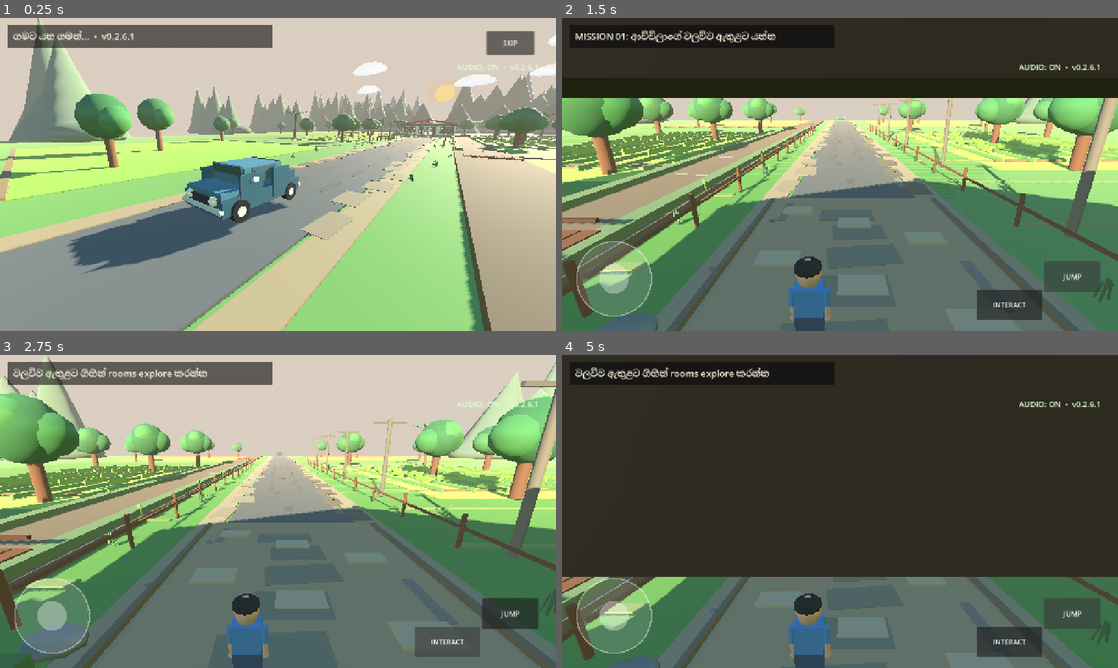
Above: before the commit, frames 1-4 (two rows, left to right).
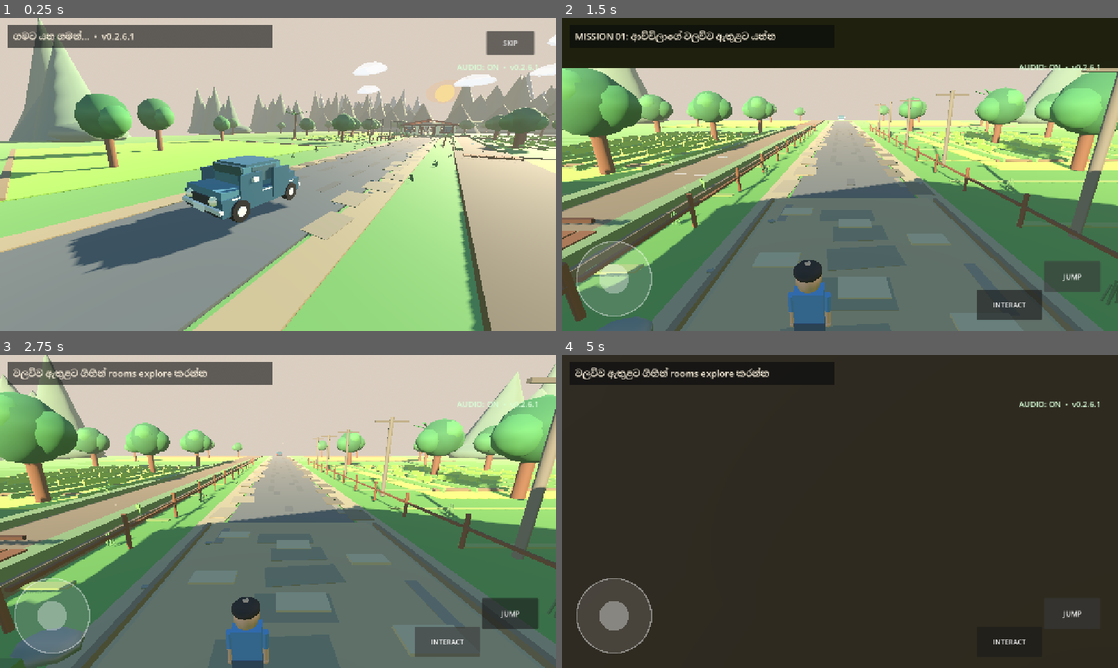
Above: after the commit, the same moments.

Repository: goldencenter432-sys/Gampiyasa
Game: Godot game, scene res://main.tscn
Same seed, same stepped clock (60 frames per second), same inputs: the game is played once before the commit and once after it.
Inputs:
- Up to frame 1 (0.25 s): no input
- Up to frame 2 (1.5 s): click "SKIP" at 0.5 s; click "JUMP" at 1.25 s
- Up to frame 3 (2.75 s): click "INTERACT" at 2 s
- Up to frame 4 (5 s): click "JUMP" at 2.75 s; click "INTERACT" at 3.5 s; click "JUMP" at 4.25 s

The runs differ from the first frame. In frame 1, 0.5% of the frame differs, in the area x 15-53%, y 44-81%; in frame 2, 18%; in frame 3, 8.6%; in frame 4, 28%, in the area x 0-100%, y 70-100%.

Commit message:
v0.2.6.1: refine car silhouette and indoor camera

Diff:
--- a/scripts/main.gd
+++ b/scripts/main.gd
@@ -347,7 +347,7 @@
 
 func update_third_person_camera() -> void:
 	var inside_house: bool = player.global_position.z > 22.0
-	var desired_local: Vector3 = Vector3(0.42,1.28,2.05) if inside_house else Vector3(0.52,1.42,3.45)
+	var desired_local: Vector3 = Vector3(0.34,1.22,1.82) if inside_house else Vector3(0.50,1.40,3.30)
 	var origin: Vector3 = pivot.global_position + Vector3(0.0,0.48,0.0)
 	var desired_global: Vector3 = pivot.to_global(desired_local)
 	var target_global: Vector3 = desired_global
@@ -367,7 +367,7 @@
 				nearest_distance = hit_distance
 				var safe_dir: Vector3 = (origin-hit_pos).normalized()
 				target_global = hit_pos + safe_dir * (0.46 if inside_house else 0.36)
-	var min_distance: float = 1.15 if inside_house else 1.55
+	var min_distance: float = 0.95 if inside_house else 1.45
 	var from_origin: Vector3 = target_global-origin
 	if from_origin.length() < min_distance:
 		target_global = origin + from_origin.normalized()*min_distance if from_origin.length() > 0.01 else origin+Vector3(0,0,1)*min_distance
@@ -423,9 +423,15 @@
 
 	# More detailed classic family car silhouette.
 	box(car, Vector3(0,0.62,0), Vector3(2.50,0.66,4.65), body_color)
-	box(car, Vector3(0,0.98,-1.55), Vector3(2.35,0.36,1.45), body_light)
-	box(car, Vector3(0,1.15,1.50), Vector3(2.30,0.42,1.20), body_color)
-	box(car, Vector3(0,1.42,0.05), Vector3(2.05,0.88,2.25), body_light)
+	var hood: MeshInstance3D = box(car, Vector3(0,0.98,-1.55), Vector3(2.35,0.36,1.45), body_light)
+	hood.rotation_degrees.x = 4.0
+	var trunk: MeshInstance3D = box(car, Vector3(0,1.10,1.52), Vector3(2.30,0.36,1.15), body_color)
+	trunk.rotation_degrees.x = -3.0
+	var cabin: MeshInstance3D = box(car, Vector3(0,1.42,0.05), Vector3(2.05,0.88,2.25), body_light)
+	cabin.scale.x = 0.96
+	box(car,Vector3(0,1.92,0.05),Vector3(1.90,0.12,1.95),body_color.lightened(0.04))
+	box(car,Vector3(0,0.38,-2.22),Vector3(2.20,0.12,0.30),Color("1e2427"))
+	box(car,Vector3(0,0.38,2.22),Vector3(2.20,0.12,0.30),Color("1e2427"))
 
 	var windshield: MeshInstance3D = box(car, Vector3(0,1.62,-1.05), Vector3(1.84,0.64,0.10), glass)
 	windshield.rotation_degrees.x = -16.0
@@ -438,6 +444,10 @@
 	box(car, Vector3(0,0.55,-2.38), Vector3(2.58,0.15,0.16), chrome)
 	box(car, Vector3(0,0.55,2.38), Vector3(2.58,0.15,0.16), chrome)
 	box(car, Vector3(0,0.82,-2.36), Vector3(1.10,0.32,0.09), Color("22272a"))
+	box(car,Vector3(0,0.52,-2.47),Vector3(0.72,0.24,0.06),Color("d9d7cf"))
+	box(car,Vector3(0,0.52,2.47),Vector3(0.72,0.24,0.06),Color("d9d7cf"))
+	box(car,Vector3(-1.23,0.88,0),Vector3(0.05,0.06,3.75),chrome)
+	box(car,Vector3(1.23,0.88,0),Vector3(0.05,0.06,3.75),chrome)
 	sphere(car, Vector3(-0.78,0.86,-2.34), 0.18, Color("f1e2b3"))
 	sphere(car, Vector3(0.78,0.86,-2.34), 0.18, Color("f1e2b3"))
 	sphere(car, Vector3(-0.82,0.84,2.34), 0.15, Color("9f342e"))
@@ -834,13 +844,15 @@
 	player.move_and_slide()
 	if d.length() > 0.1:
 		body_visual.rotation.y = lerp_angle(body_visual.rotation.y,atan2(d.x,d.z),delta*8)
-		animate_walk_pose(body_visual,Time.get_ticks_msec()*0.012,0.75,true)
+		body_visual.rotation_degrees.x = lerpf(body_visual.rotation_degrees.x,-2.2,delta*4.0)
+		animate_walk_pose(body_visual,Time.get_ticks_msec()*0.012,0.72,true)
 		step_timer -= delta
 		if step_timer <= 0 and player.is_on_floor():
 			step_sound.pitch_scale = randf_range(0.92,1.06)
 			step_sound.play()
 			step_timer = 0.43
 	else:
+		body_visual.rotation_degrees.x = lerpf(body_visual.rotation_degrees.x,0.0,delta*5.0)
 		animate_walk_pose(body_visual,0.0,0.0,true)
 		step_timer = 0
 	if player.global_position.z > 24.6 and player.global_position.z <= 30.3:
